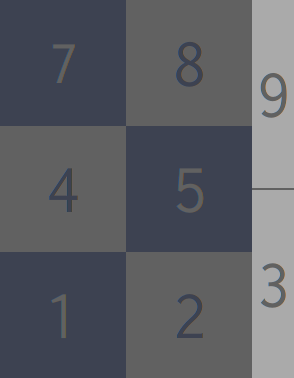
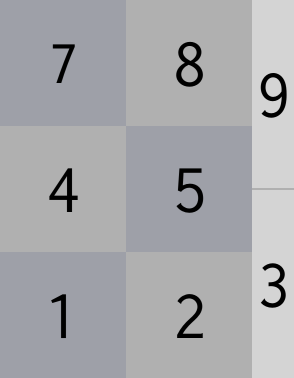
The second 294 × 378 image is a revision of the first. Changes to its layers:
renamed "1" to "t", painted on it over [50, 294, 67, 339]
painted on "2" over [176, 294, 204, 338]
painted on "3" over [260, 263, 286, 308]
painted on "4" over [49, 168, 78, 212]
painted on "5" over [176, 168, 204, 213]
painted on "7" over [52, 44, 76, 83]
painted on "8" over [175, 41, 204, 87]
painted on "9" over [260, 73, 287, 118]
"Background": opacity 100% → 50% over [0, 0, 294, 378]
